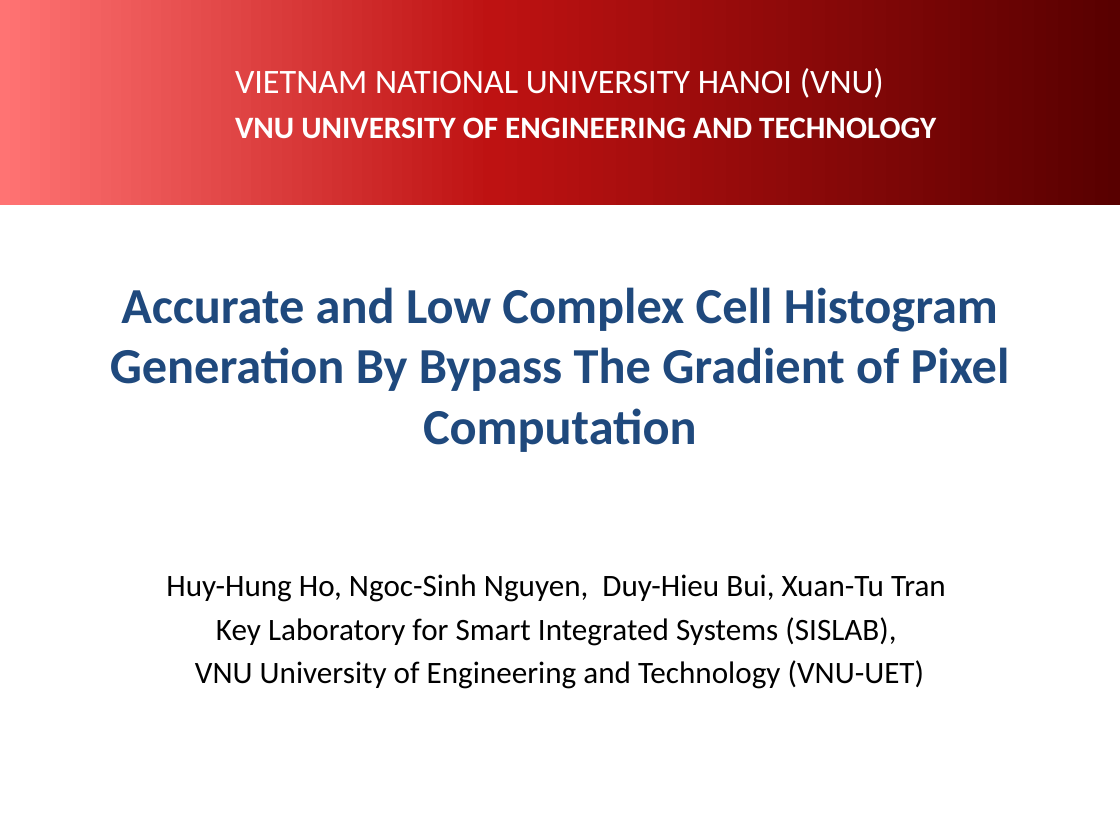
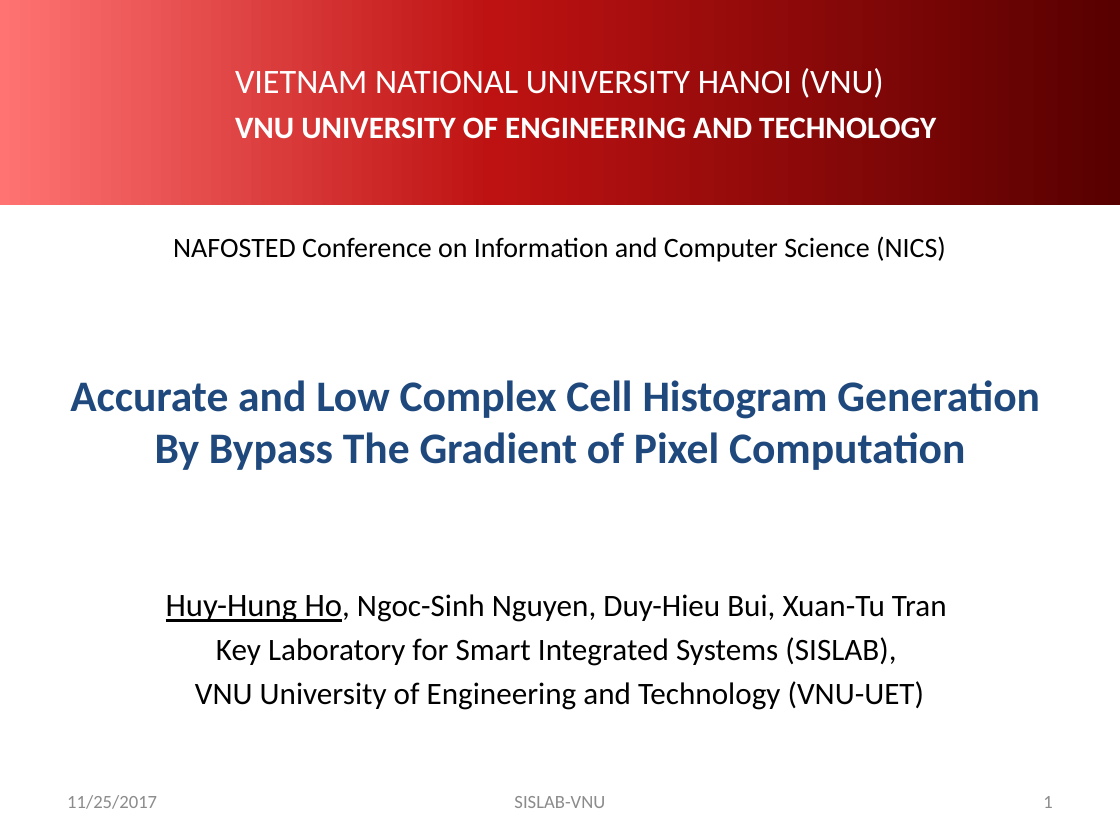
Before and after one commit to Heroh396/heroh396.github.io, a slide deck: slide 1 of imgs/hog.pptx. Drawn at 1120x840 pixels with LibreOffice and Linux fonts; fonts in the diff are those of the drawing; background and template pictures are left out. Boxes give left, top, right and bottom in pixels: in the first picture for what was removed or moved away, otherwise in the second. Text is boxed around its words. In the diff, an @@ line names an element or a change of style, - is before the commit and + after.

```diff
--- a/imgs/hog.pptx
+++ b/imgs/hog.pptx
@@ text added at box(173, 236, 946, 262), 18 pt, text #000000 @@
+NAFOSTED Conference on Information and Computer Science (NICS)
@@ title "Accurate and Low Complex Cell ...": place and size @@
-title "Accurate and Low Complex Cell ..." at box(110, 287, 1010, 452)
+title "Accurate and Low Complex Cell ..." at box(70, 380, 1040, 470)
@@ title "Accurate and Low Complex Cell ..." at box(70, 380, 1040, 470): size 32.4 to 28 pt @@
@@ subtitle "Huy-Hung Ho, Ngoc-Sinh Nguyen, Duy-Hieu ...": place and size @@
-subtitle "Huy-Hung Ho, Ngoc-Sinh Nguyen, Duy-Hieu ..." at box(166, 574, 946, 689)
+subtitle "Huy-Hung Ho, Ngoc-Sinh Nguyen, Duy-Hieu ..." at box(166, 594, 947, 710)
@@ subtitle at box(166, 594, 947, 622): size 20 to 21 pt, underline on in "Huy-Hung Ho," @@
@@ text added at box(67, 795, 157, 809), 12 pt, text #8C8C8C @@
+11/25/2017
@@ text added at box(514, 796, 605, 808), 12 pt, text #8C8C8C @@
+SISLAB-VNU
@@ page number added at box(1043, 796, 1052, 808), 12 pt, text #8C8C8C @@
+1
```
Also in this commit, not shown: 12 other slides changed, 11 slides added, 15 slides removed.
